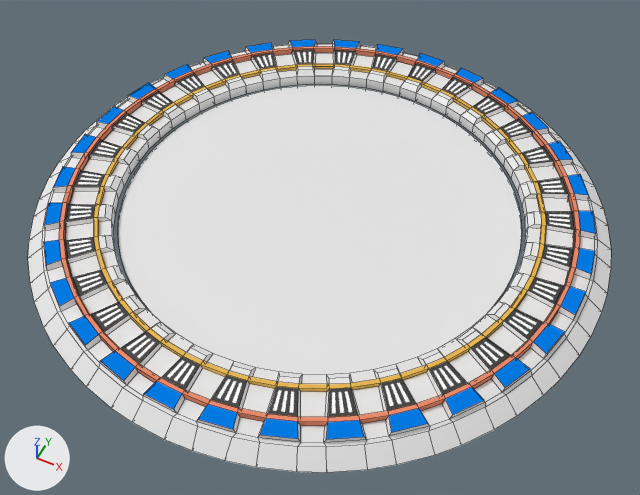
Renders of the Blender file stargate01.blend from each side of a commit.
Both versions are drawn from a 50 mm camera at (2.18, -4.36, 5.01) aimed at (0.15, -0.29, -0.07). The axes (+X, +Y, +Z) are drawn at lower left. The lights are the same throughout. Mesh edges are drawn as thin lines.

Names of what the first picture shows: 'Gate', 'InternalRing'.
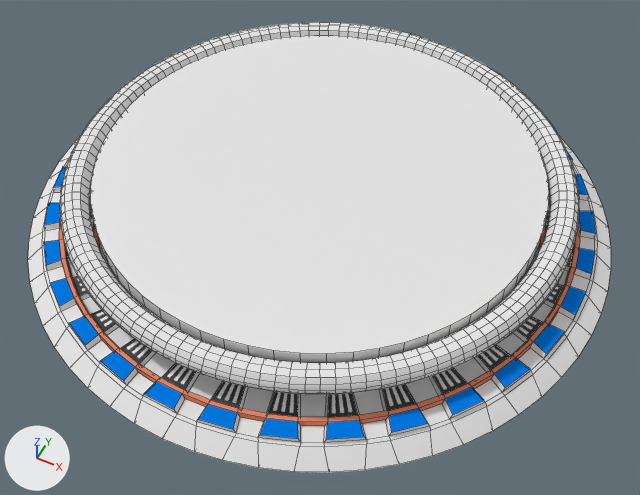
Commit message: Back to Blender version 4.1

Changed parts and their boxes (x1, y1, x2, y2) in the pictures (640 x 495 px):
'Ring', shown
    after: (60, 22, 579, 394)
part 1 of me_internalring, recoloured
    before: (94, 64, 546, 392)
    after: (94, 220, 546, 254)
'Gate', unchanged, covered by the edit
    before: (28, 40, 611, 473)
    after: (28, 136, 611, 473)

What the commit changed:
me_internalring has 640 vertices, 640 faces and spans x -1.94..1.94, y -1.94..1.94, z 0.0..0.13.
me_internalring is used by ob_internalring; location (0.0, 0.0, 0.0).
me_internalring part 1: all 128 faces that had it switch from mat_05_orange (orange #e7b441) to mat_05_orange2 (orange #e78b6a).
Object 'Ring' (ob_ring) is now shown.
